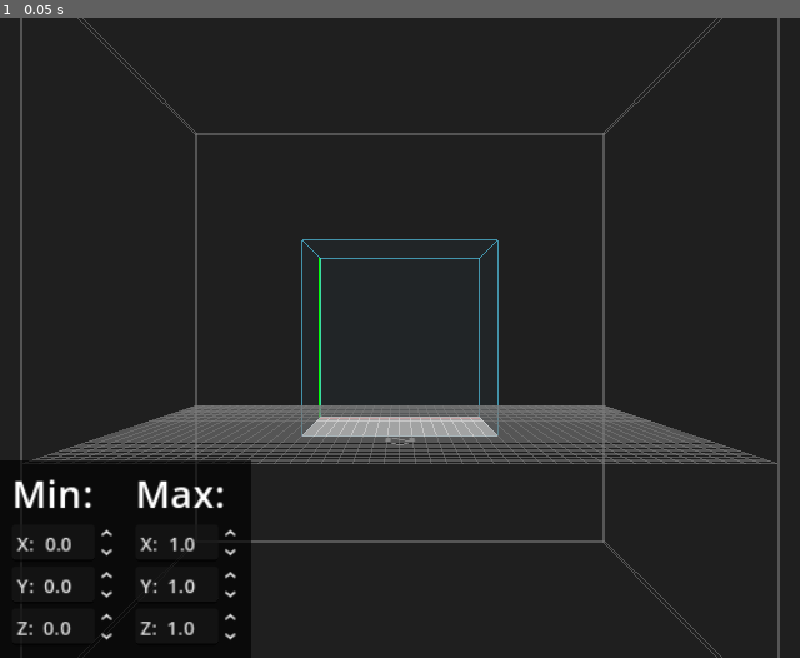
Above: before the commit, frame 1.
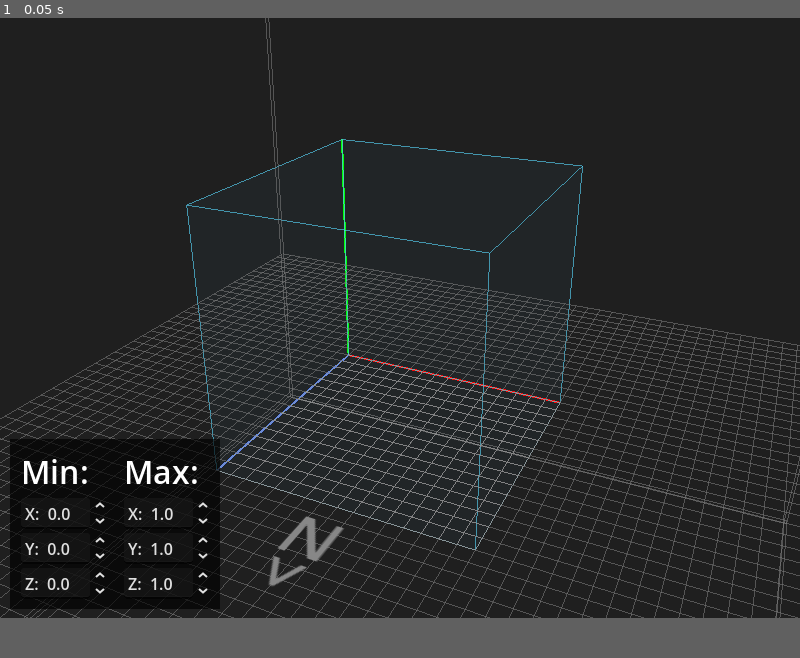
Above: after the commit, the same moment.

Repository: MrPoserist/MCreator-Hitbox-Visualizer
Game: Godot game, scene res://scene.tscn
Two runs of this game, one before a commit and one after it. Both use one fixed random seed, a clock stepped at 60 frames per second and the inputs below.
Inputs:
- Up to frame 1 (0.05 s): no input
In our replay, the window is 800x640 before the commit and 800x600 after it. These sizes can differ from the game's own. Grey fills any space a smaller window leaves; there, only what the larger window draws over its background counts as a difference.

The runs differ from the first frame. In frame 1, 15% of the frame differs, in the area x 0-100%, y 0-100%.

Commit message:
Add files via upload

Diff:
--- a/project.godot
+++ b/project.godot
@@ -18,14 +18,14 @@
 
 [display]
 
-window/size/viewport_width=1000
-window/size/viewport_height=800
+window/size/viewport_width=800
+window/size/viewport_height=600
 window/stretch/mode="canvas_items"
 window/stretch/aspect="expand"
 
 [editor_plugins]
 
-enabled=PackedStringArray("res://addons/minecraft_json_model/plugin.cfg")
+enabled=PackedStringArray()
 
 [physics]
 
--- a/scene.gd
+++ b/scene.gd
@@ -1,6 +1,7 @@
 extends Node3D
 
 @onready var hitbox_anchor: StaticBody3D = $HitboxAnchor
+@onready var model_root: Node3D = $ModelRoot
 
 @onready var min_x: SpinBox = $UI/HBoxContainer/MinValue/X
 @onready var min_y: SpinBox = $UI/HBoxContainer/MinValue/Y
@@ -51,6 +52,7 @@
 
 func _ready() -> void:
 	show_debug_collisions_hint = true
+	get_window().files_dropped.connect(_on_files_dropped)
 
 func _on_size_value_changed(_value: float) -> void:
 	hitbox_anchor.scale = Vector3(
@@ -59,3 +61,77 @@
 		max_z.value - min_z.value
 	)
 	hitbox_anchor.position = Vector3(min_x.value, min_y.value, min_z.value)
+
+func _on_files_dropped(files: PackedStringArray):
+	if files.is_empty():
+		return
+	load_model(files[0])
+
+func load_model(path: String):
+	for child in model_root.get_children():
+		child.queue_free()
+
+	var text := FileAccess.get_file_as_string(path)
+	var json := JSON.new()
+	if json.parse(text) != OK:
+		push_error("Ошибка чтения JSON")
+		return
+
+	var data: Dictionary = json.data
+	if !data.has("elements"):
+		push_error("В модели нет elements")
+		return
+
+	for element in data["elements"]:
+		create_cube(element)
+
+func create_cube(element: Dictionary):
+	var from := Vector3(
+		element["from"][0],
+		element["from"][1],
+		element["from"][2]
+	) / 16.0
+
+	var to := Vector3(
+		element["to"][0],
+		element["to"][1],
+		element["to"][2]
+	) / 16.0
+
+	var size := to - from
+	var center := (from + to) * 0.5
+	var mesh := BoxMesh.new()
+	mesh.size = size
+
+	var cube := MeshInstance3D.new()
+	cube.mesh = mesh
+
+	var material := StandardMaterial3D.new()
+	material.albedo_color = Color(randf_range(0.4, 0.7), randf_range(0.4, 0.7), randf_range(0.4, 0.7))
+	cube.material_override = material
+
+	if element.has("rotation"):
+		var rot = element["rotation"]
+		var origin := Vector3(
+			rot["origin"][0],
+			rot["origin"][1],
+			rot["origin"][2]
+		) / 16.0
+
+		var pivot := Node3D.new()
+		pivot.position = origin
+		cube.position = center - origin
+
+		var angle = deg_to_rad(float(rot["angle"]))
+		match rot["axis"]:
+			"x":
+				pivot.rotate_x(angle)
+			"y":
+				pivot.rotate_y(angle)
+			"z":
+				pivot.rotate_z(angle)
+		pivot.add_child(cube)
+		model_root.add_child(pivot)
+	else:
+		cube.position = center
+		model_root.add_child(cube)
--- a/scene.tscn
+++ b/scene.tscn
@@ -153,11 +153,11 @@
 environment = SubResource("Environment_nxogm")
 
 [node name="CameraAnchor" type="Node3D" parent="." unique_id=1763682946]
-transform = Transform3D(-1, 0, -8.742278e-08, 0, 1, 0, 8.742278e-08, 0, -1, 0.5, 0.5, 0.5)
+transform = Transform3D(-0.90408254, 0.18060924, -0.38731775, 0, 0.90630776, 0.42261827, 0.42735785, 0.3820818, -0.819377, 0.5, 0.5, 0.5)
 script = ExtResource("2_3253y")
 
 [node name="Camera" type="Camera3D" parent="CameraAnchor" unique_id=1992767824]
-transform = Transform3D(1, 0, 0, 0, 1, 0, 0, 0, 1, 0, 0, 5)
+transform = Transform3D(1, 0, 6.3573026e-08, 0, 1, 0, -6.3573026e-08, 0, 1, 1.1920929e-07, 0, 3)
 fov = 40.0
 
 [node name="HitboxAnchor" type="StaticBody3D" parent="." unique_id=1401910359]
@@ -167,6 +167,11 @@
 shape = SubResource("BoxShape3D_xwrsm")
 debug_color = Color(0.32941177, 0.8, 0.93333334, 0.67058825)
 
+[node name="ModelRoot" type="Node3D" parent="." unique_id=1074887856]
+
+[node name="Light" type="DirectionalLight3D" parent="." unique_id=2130232469]
+transform = Transform3D(0.88141775, -0.33366543, -0.33432046, 2.2351742e-08, -0.7077998, 0.70641303, -0.4723376, -0.6226449, -0.62386733, 0, 0, 0)
+
 [node name="Grid" type="MeshInstance3D" parent="." unique_id=1707271211]
 transform = Transform3D(1, 0, 0, 0, 1, 0, 0, 0, 1, 0.5, 0, 0.5)
 mesh = SubResource("ArrayMesh_u3cyc")
@@ -267,10 +272,11 @@
 anchors_preset = 2
 anchor_top = 1.0
 anchor_bottom = 1.0
-offset_top = -150.0
-offset_right = 190.0
+offset_left = 10.0
+offset_top = -179.0
+offset_right = 220.0
+offset_bottom = -9.0
 grow_vertical = 0
-scale = Vector2(1.65, 1.65)
 pivot_offset = Vector2(0, 150)
 color = Color(0, 0, 0, 0.6509804)
 
@@ -279,12 +285,11 @@
 anchors_preset = 2
 anchor_top = 1.0
 anchor_bottom = 1.0
-offset_left = 15.0
-offset_top = -165.0
-offset_right = 205.0
-offset_bottom = -15.0
+offset_left = 21.0
+offset_top = -169.0
+offset_right = 211.0
+offset_bottom = -19.0
 grow_vertical = 0
-scale = Vector2(1.5, 1.5)
 pivot_offset = Vector2(0, 150)
 theme_override_constants/separation = 16
 
Not shown, changed: export_presets.cfg
Not shown: 2 places in scene.tscn that only renumber resources
